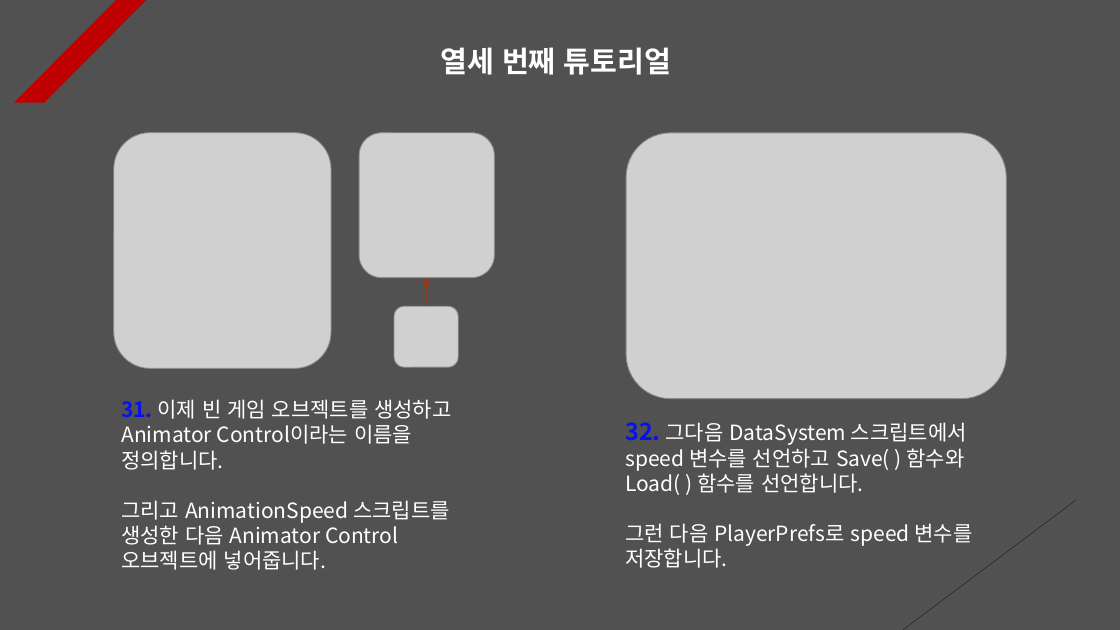
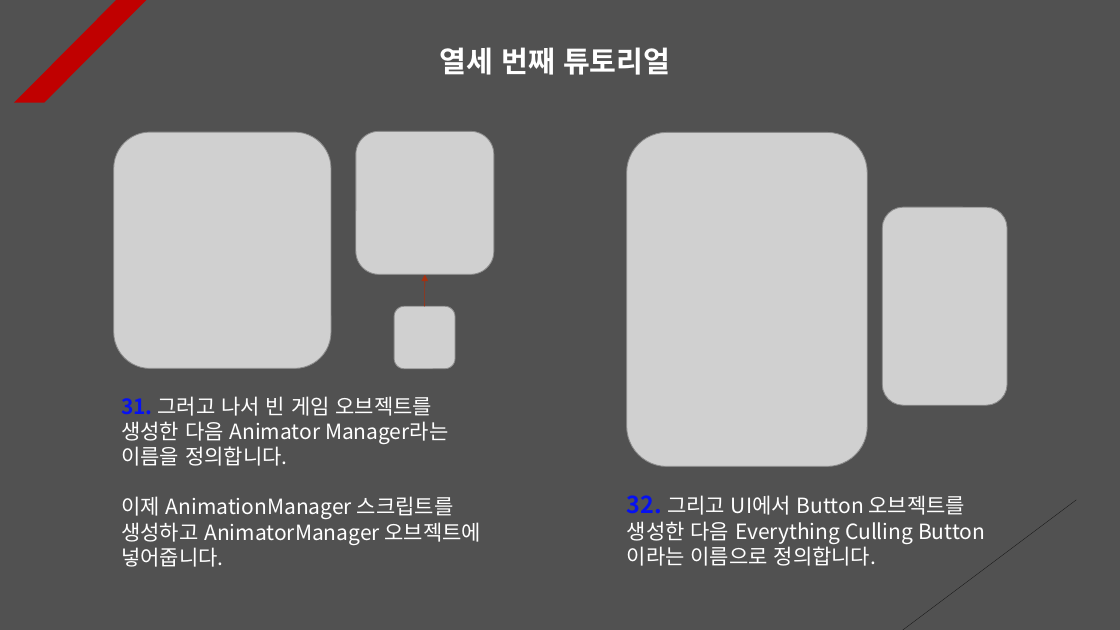
Before and after one commit to Unity2033/3D-UnityEngine, a slide deck: slide 13 of Assets/Class/Animation Retargeting/PPT Data/Animation Retargeting Example.pptx. Drawn at 1120x630 pixels with LibreOffice and Linux fonts; fonts in the diff are those of the drawing; grey boxes stand for pictures. Boxes give left, top, right and bottom in pixels: in the first picture for what was removed or moved away, otherwise in the second. Text is boxed around its words. In the diff, an @@ line names an element or a change of style, - is before the commit and + after.

Commit message:
NavMesh Agent Obstacle Tutorial Renewal
- Apply and set occlusion culling

- Each PPT data update

- Delete and add resource data

```diff
--- a/Assets/Class/Animation Retargeting/PPT Data/Animation Retargeting Example.pptx
+++ b/Assets/Class/Animation Retargeting/PPT Data/Animation Retargeting Example.pptx
@@ picture: place and size @@
-picture at (360,133,495,277)
+picture at (356,131,494,274)
@@ picture: place and size @@
-picture at (626,133,1007,398)
+picture at (627,133,867,467)
@@ picture added at (882,208,1007,406) @@
@@ text at (121,396,482,567): text changed @@
-31. 이제 빈 게임 오브젝트를 생성하고 Animator Control이라는 이름을 정의합니다.
-그리고 AnimationSpeed 스크립트를 생성한 다음 Animator Control 오브젝트에 넣어줍니다.
+31. 그러고 나서 빈 게임 오브젝트를 생성한 다음 Animator Manager라는 이름을 정의합니다.
+이제 AnimationManager 스크립트를 생성하고 AnimatorManager 오브젝트에 넣어줍니다.
@@ text at (627,495,966,566): text changed @@
-32. 그다음 DataSystem 스크립트에서 speed 변수를 선언하고 Save( ) 함수와 Load( ) 함수를 선언합니다.
-그런 다음 PlayerPrefs로 speed 변수를 저장합니다.
+32. 그리고 UI에서 Button 오브젝트를 생성한 다음 Everything Culling Button이라는 이름으로 정의합니다.
```
Also in this commit, not shown: 5 other slides changed, 1 slide added, 2 slides removed, 19 other files.
